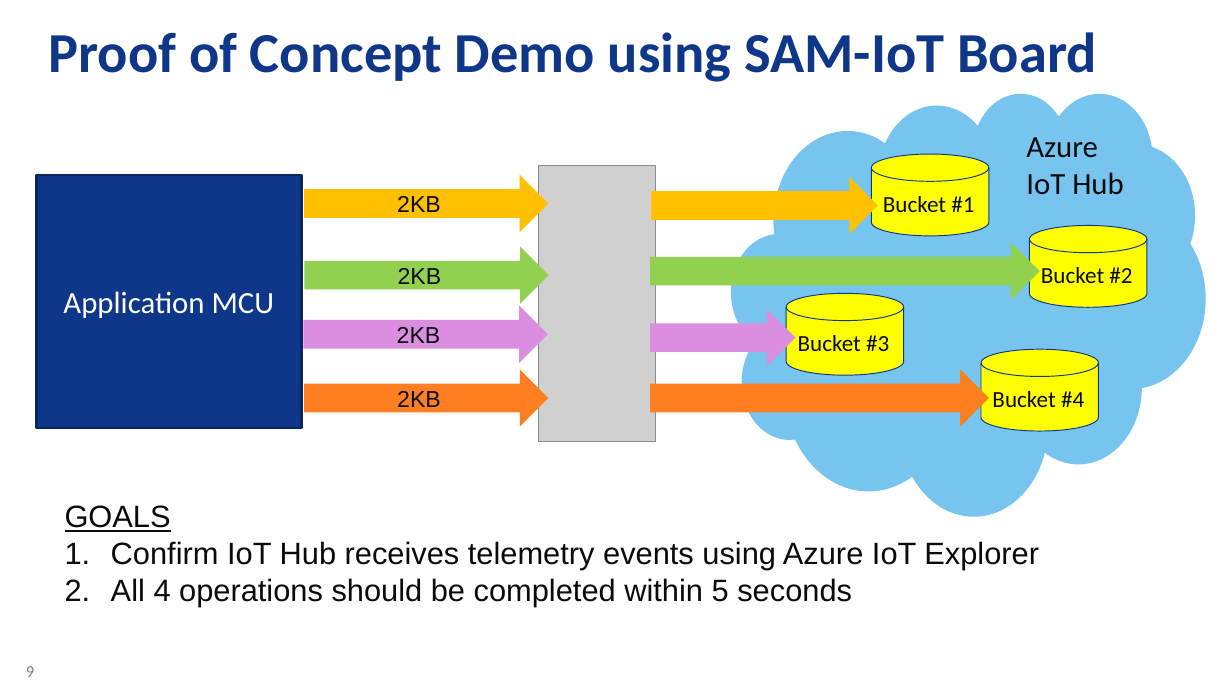
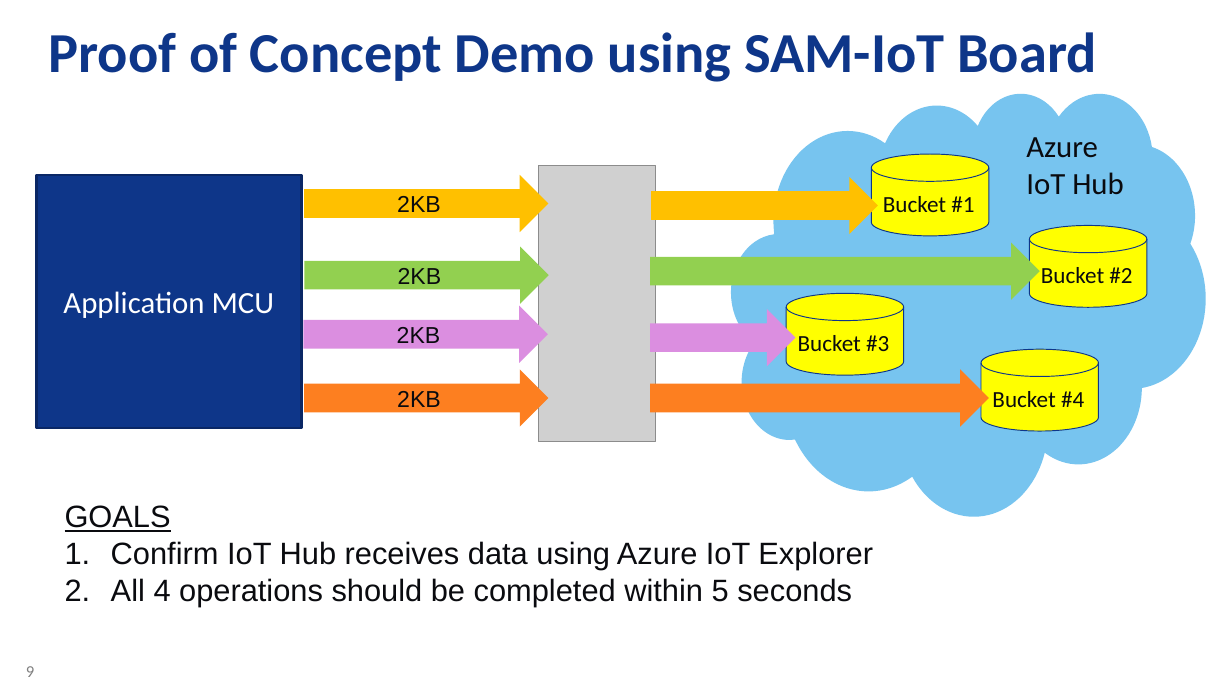
Before and after one commit to daisukeiot/Microchip-SAM-IoT-Wx-1, a slide deck: slide 9 of AO-Smith-MSFT-MCHP-r6.pptx. Drawn at 1232x693 pixels with LibreOffice and Linux fonts; fonts in the diff are those of the drawing; grey boxes stand for pictures; background and template pictures are left out. Boxes give left, top, right and bottom in pixels: in the first picture for what was removed or moved away, otherwise in the second. Text is boxed around its words. In the diff, an @@ line names an element or a change of style, - is before the commit and + after.

```diff
--- a/AO-Smith-MSFT-MCHP-r6.pptx
+++ b/AO-Smith-MSFT-MCHP-r6.pptx
@@ text at [111,541,873,570]: text changed @@
-1. Confirm IoT Hub receives telemetry events using Azure IoT Explorer
+1. Confirm IoT Hub receives data using Azure IoT Explorer
```
Also in this commit, not shown: 3 other slides changed.
